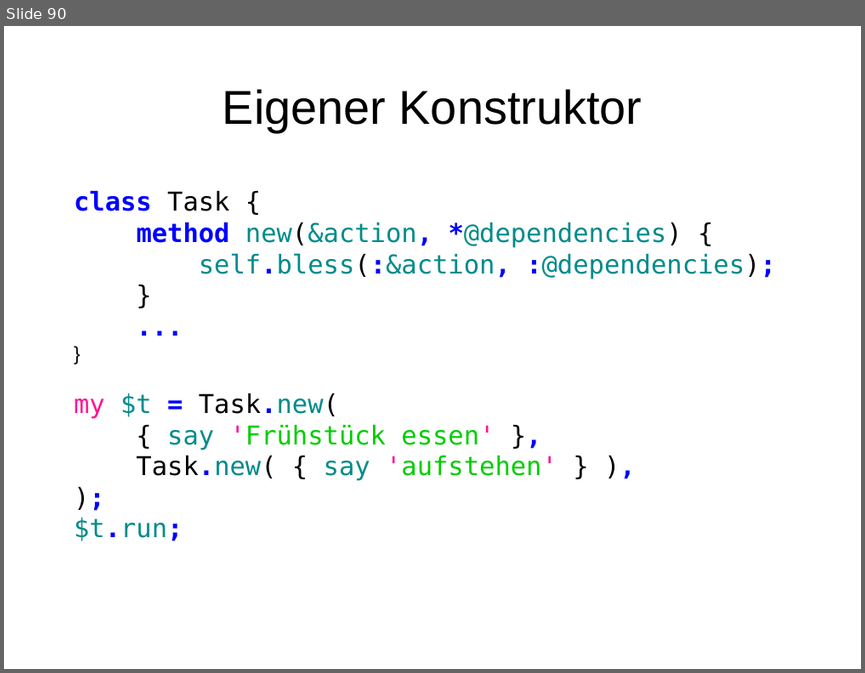
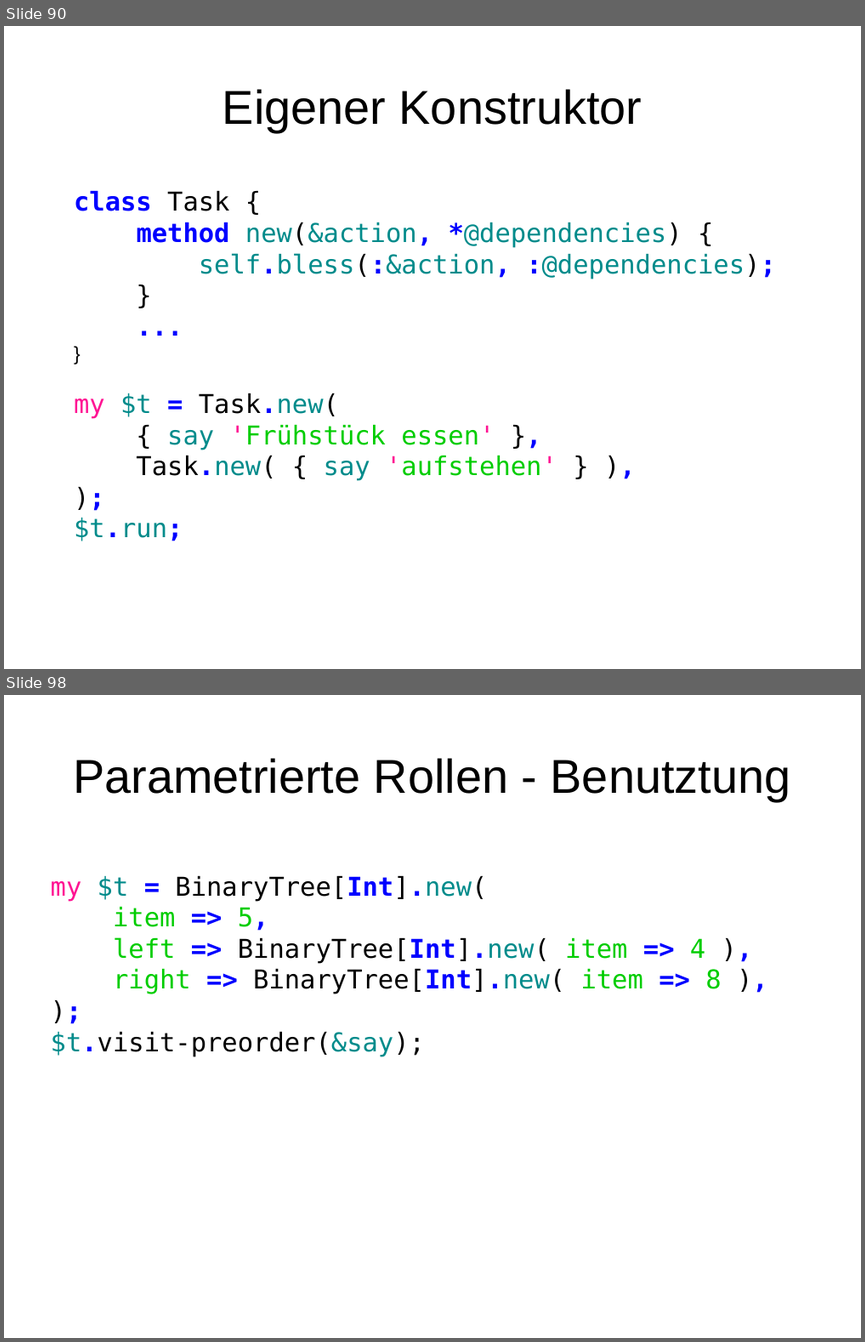
Before and after one commit to moritz/perl6-training-de, a slide deck: schulung.odp. Shown one above the other, each under a label of ours: slide 90 before the commit, slides 90 and 98 after it; the slides between them are not shown. The pictures are 865x673 and 865x1342 pixels, drawn with LibreOffice and Linux fonts; fonts in the diff are those of the drawing. Boxes give left, top, right and bottom in pixels: in the first picture for what was removed or moved away, otherwise in the second. Text is boxed around its words. In the diff, an @@ line names an element or a change of style, - is before the commit and + after.

Commit message:
Rollen

```diff
--- a/schulung.odp
+++ b/schulung.odp
@@ slide 98 added at (4, 695, 861, 1338), background #FFFFFF @@
@@ title added at (73, 758, 790, 801), 44 pt, text #000000 @@
+Parametrierte Rollen - Benutztung
@@ text added at (51, 875, 721, 1056), 24 pt, text #000000 @@
+my $t = BinaryTree[Int].new(
+item => 5,
+left => BinaryTree[Int].new( item => 4 ),
+right => BinaryTree[Int].new( item => 8 ),
+);
+$t.visit-preorder(&say);
```
Also in this commit, not shown: 7 other slides added, 6 other files.
